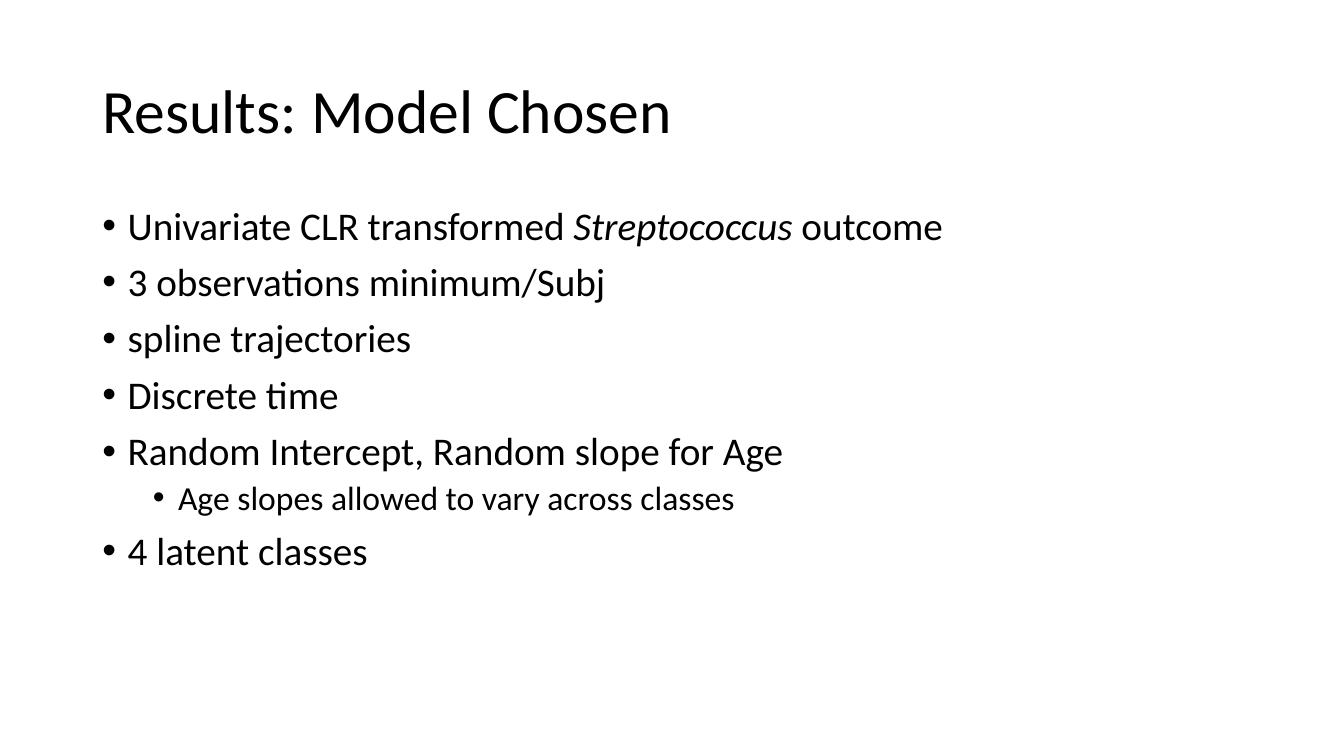
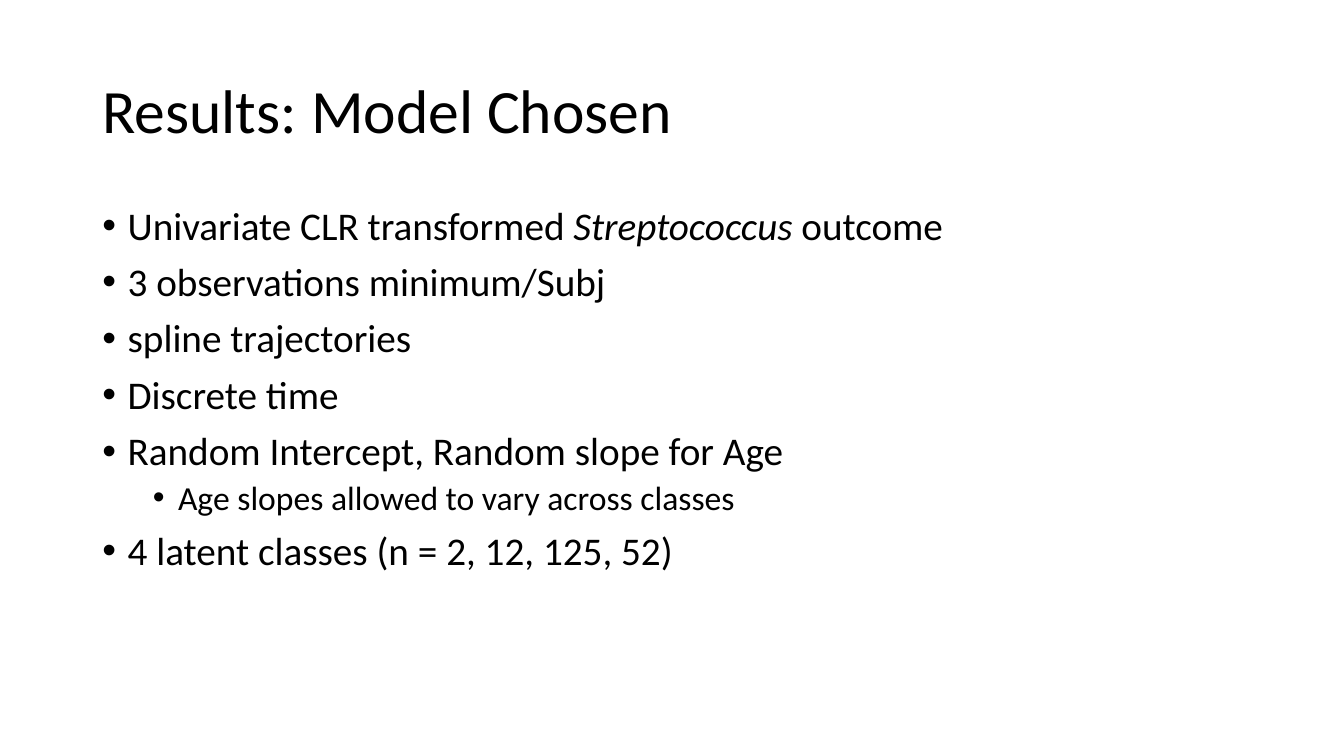
Before and after one commit to caseyicesakamoto/CUANSCHUTZ, a slide deck: slide 26 of Thesis/Results/Thesis Defense.pptx (slide 25 before the commit). Drawn at 1344x756 pixels with LibreOffice and Linux fonts; fonts in the diff are those of the drawing. Boxes give left, top, right and bottom in pixels: in the first picture for what was removed or moved away, otherwise in the second. Text is boxed around its words. In the diff, an @@ line names an element or a change of style, - is before the commit and + after.

```diff
--- a/Thesis/Results/Thesis Defense.pptx
+++ b/Thesis/Results/Thesis Defense.pptx
@@ text at (128, 536, 673, 571): text changed @@
-• 4 latent classes
+• 4 latent classes (n = 2, 12, 125, 52)
```
Also in this commit, not shown: 4 other slides changed, 2 slides added.
